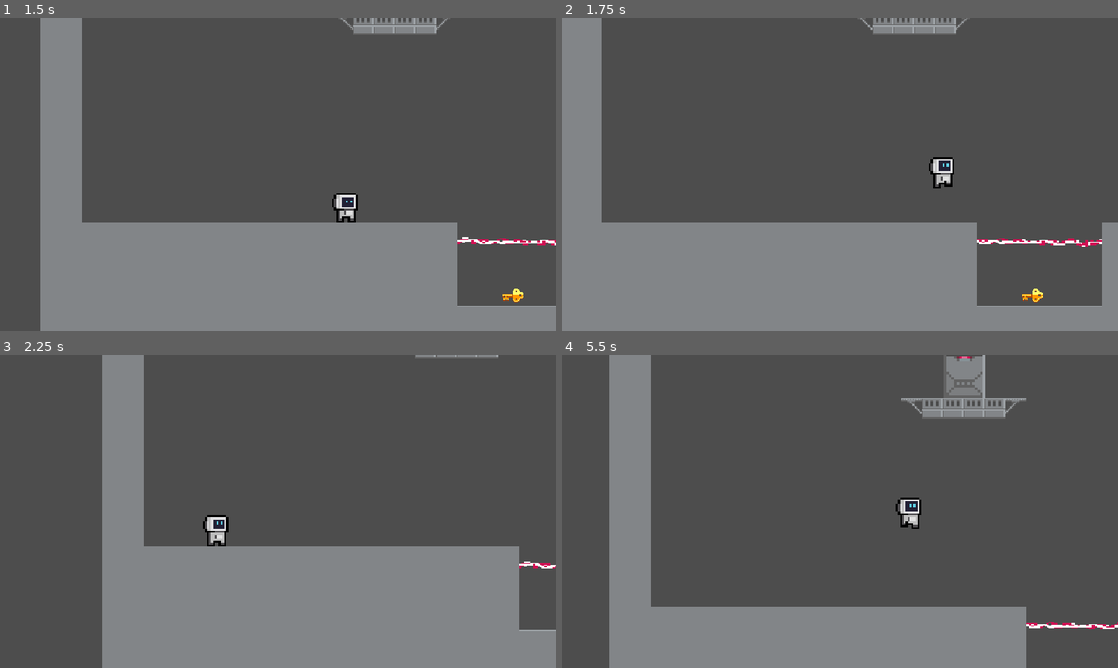
Above: before the commit, frames 1-4 (two rows, left to right).
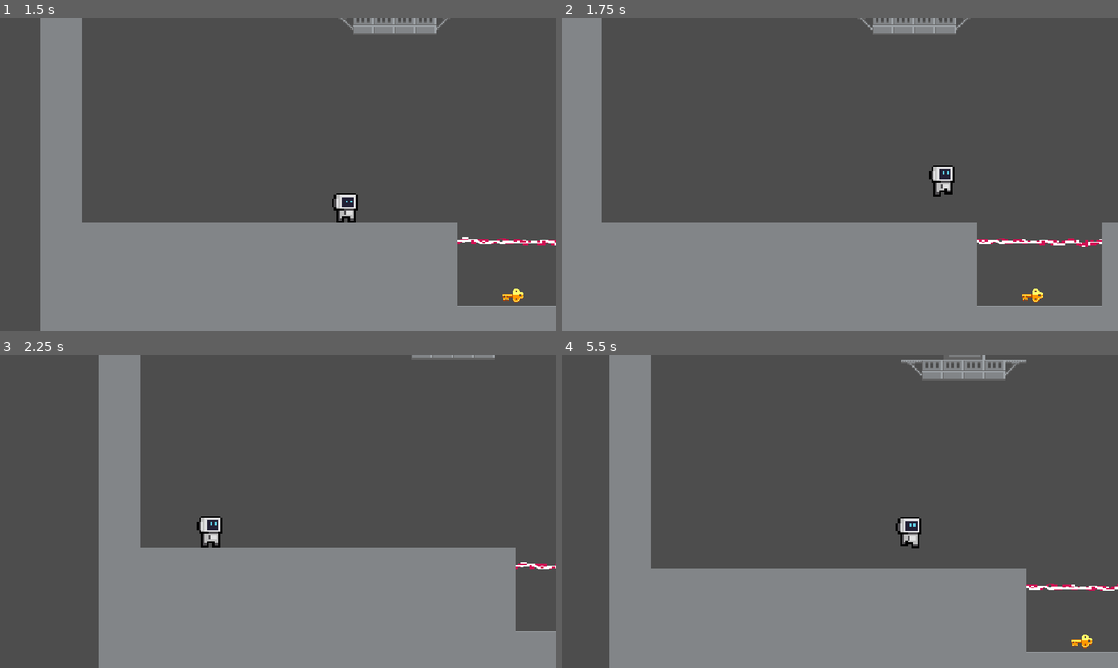
Above: after the commit, the same moments.

Repository: SawolTesf/ByteBound
Game: Godot game, scene res://Scenes/Levels/level_00.tscn
The game is run twice, just before and just after one commit, with the same random seed, the same clock (stepped at 60 frames per second) and the same inputs.
Inputs (mouse positions are in pixels of both pictures, inside the frame that each line leads up to):
- Up to frame 1 (1.5 s): tap Enter (ui_accept) at 0.5, 0.77 s; move the mouse to (400, 158) at 0.52 s; hold Shift (dash) 0.53-1.28 s; hold Right (ui_right) from 0.53 s (still down); move the mouse to (166, 190) at 1.27 s; tap Ctrl (crouch) at 1.35 s
- Up to frame 2 (1.75 s): keep holding Right (ui_right); tap Enter (ui_accept) at 1.52 s; tap Shift (dash) at 1.55 s
- Up to frame 3 (2.25 s): move the mouse to (333, 442) at 2.02 s; release Right (ui_right) at 2.03 s; hold Left (ui_left) from 2.03 s (still down); hold Shift (dash) from 2.03 s (still down)
- Up to frame 4 (5.5 s): move the mouse to (812, 574) at 2.77 s; release Left (ui_left) at 2.78 s; release Shift (dash) at 2.78 s; hold Right (ui_right) 2.78-4.28 s; tap Shift (dash) at 2.85, 3.8, 4.35 s; tap Enter (ui_accept) at 3.02, 3.77, 4.52 s; move the mouse to (1006, 558) at 3.52 s; hold Ctrl (crouch) 3.53-4.28 s; move the mouse to (673, 464) at 4.27 s; hold Left (ui_left) 4.28-5.03 s; move the mouse to (867, 511) at 5.02 s; hold Right (ui_right) from 5.03 s (still down); hold Shift (dash) from 5.03 s (still down)

Frame 1 is identical in both runs. In frame 2, 0.4% of the frame differs, in the area x 58-73%, y 0-58%; in frame 3, 2.0%; in frame 4, 12%, in the area x 16-100%, y 0-100%.

Commit message:
Fixed player movement bug

Diff:
--- a/game/Assets/Terrain/TileSets/ShipTiles.tres
+++ b/game/Assets/Terrain/TileSets/ShipTiles.tres
@@ -27,18 +27,6 @@
 8:0/0/physics_layer_0/polygon_0/points = PackedVector2Array(-8, -8, 8, -8, 8, -2.625, 6.375, -2.75, 6.625, -5.75, 2.5, -5.375, -8, 5.125)
 9:0/0 = 0
 9:0/0/physics_layer_0/polygon_0/points = PackedVector2Array(-8, -8, 8, -8, 8, -0.375, -8, -0.75)
-12:0/0 = 0
-12:0/0/physics_layer_0/polygon_0/points = PackedVector2Array(-8, -8, 8, -8, 8, 8, -8, 8)
-13:0/0 = 0
-13:0/0/physics_layer_0/polygon_0/points = PackedVector2Array(-8, -8, 8, -8, 8, 8, -8, 8)
-14:0/0 = 0
-14:0/0/physics_layer_0/polygon_0/points = PackedVector2Array(-8, -8, 8, -8, 8, 8, -8, 8)
-15:0/0 = 0
-15:0/0/physics_layer_0/polygon_0/points = PackedVector2Array(-8, -8, 8, -8, 8, 8, -8, 8)
-16:0/0 = 0
-16:0/0/physics_layer_0/polygon_0/points = PackedVector2Array(-8, -8, 8, -8, 8, 8, -8, 8)
-17:0/0 = 0
-17:0/0/physics_layer_0/polygon_0/points = PackedVector2Array(-8, -8, 8, -8, 8, 8, -8, 8)
 0:1/0 = 0
 0:1/0/physics_layer_0/polygon_0/points = PackedVector2Array(-8, -8, 8, -8, 8, 8, -8, 8)
 1:1/0 = 0
@@ -59,18 +47,6 @@
 8:1/0/physics_layer_0/polygon_0/points = PackedVector2Array(-8, -0.25, 8, 0, 8, 8, -8, 8)
 9:1/0 = 0
 9:1/0/physics_layer_0/polygon_0/points = PackedVector2Array(-8, -8, 8, -8, 8, 0, -8, -0.375)
-12:1/0 = 0
-12:1/0/physics_layer_0/polygon_0/points = PackedVector2Array(-8, -8, 8, -8, 8, 8, -8, 8)
-13:1/0 = 0
-13:1/0/physics_layer_0/polygon_0/points = PackedVector2Array(-8, -8, 8, -8, 8, 8, -8, 8)
-14:1/0 = 0
-14:1/0/physics_layer_0/polygon_0/points = PackedVector2Array(-4.875, -5.875, 5, -5.75, 5.75, 2.25, -4, 2.75)
-15:1/0 = 0
-15:1/0/physics_layer_0/polygon_0/points = PackedVector2Array(-8, -8, 8, -8, 8, 8, -8, 8)
-16:1/0 = 0
-16:1/0/physics_layer_0/polygon_0/points = PackedVector2Array(-8, -8, 8, -8, 8, 8, -8, 8)
-17:1/0 = 0
-17:1/0/physics_layer_0/polygon_0/points = PackedVector2Array(-8, -8, 8, -8, 8, 8, -8, 8)
 0:2/0 = 0
 0:2/0/physics_layer_0/polygon_0/points = PackedVector2Array(-8, -8, 8, -8, 8, 8, -8, 8)
 1:2/0 = 0
@@ -91,18 +67,6 @@
 8:2/0/physics_layer_0/polygon_0/points = PackedVector2Array(-8, -8, 8, -8, 8, -0.375, -8, -0.625)
 9:2/0 = 0
 9:2/0/physics_layer_0/polygon_0/points = PackedVector2Array(-8, -8, 8, -8, 8, -0.25, -8, -0.5)
-12:2/0 = 0
-12:2/0/physics_layer_0/polygon_0/points = PackedVector2Array(-8, -8, 8, -8, 8, 8, -8, 8)
-13:2/0 = 0
-13:2/0/physics_layer_0/polygon_0/points = PackedVector2Array(-8, -8, 8, -8, 8, 8, -8, 8)
-14:2/0 = 0
-14:2/0/physics_layer_0/polygon_0/points = PackedVector2Array(-8, -8, 8, -8, 8, 8, -8, 8)
-15:2/0 = 0
-15:2/0/physics_layer_0/polygon_0/points = PackedVector2Array(-8, -8, 8, -8, 8, 8, -8, 8)
-16:2/0 = 0
-16:2/0/physics_layer_0/polygon_0/points = PackedVector2Array(-8, -8, 8, -8, 8, 8, -8, 8)
-17:2/0 = 0
-17:2/0/physics_layer_0/polygon_0/points = PackedVector2Array(-8, -8, 8, -8, 8, 8, -8, 8)
 0:3/0 = 0
 0:3/0/physics_layer_0/polygon_0/points = PackedVector2Array(-8, -8, 8, -8, 8, 8, -8, 8)
 1:3/0 = 0
@@ -123,15 +87,6 @@
 8:3/0/physics_layer_0/polygon_0/points = PackedVector2Array(-8, -8, 8, -8, 8, -0.625, -8, -0.875)
 9:3/0 = 0
 9:3/0/physics_layer_0/polygon_0/points = PackedVector2Array(-8, -8, 8, -8, 8, -0.875, -8, -1.125)
-12:3/0 = 0
-12:3/0/physics_layer_0/polygon_0/points = PackedVector2Array(-8, -8, 8, -8, 8, 8, -8, 8)
-13:3/0 = 0
-13:3/0/physics_layer_0/polygon_0/points = PackedVector2Array(-8, -8, 8, -8, 8, 8, -8, 8)
-14:3/0 = 0
-14:3/0/physics_layer_0/polygon_0/points = PackedVector2Array(-8, -8, 8, -8, 8, 8, -8, 8)
-15:3/0 = 0
-16:3/0 = 0
-17:3/0 = 0
 0:4/0 = 0
 0:4/0/physics_layer_0/polygon_0/points = PackedVector2Array(-8, -8, 8, -8, 8, 8, -8, 8)
 1:4/0 = 0
@@ -152,8 +107,6 @@
 8:4/0/physics_layer_0/polygon_0/points = PackedVector2Array(-8, -8, 8, -8, 8, 8, -8, 8)
 9:4/0 = 0
 9:4/0/physics_layer_0/polygon_0/points = PackedVector2Array(-8, -8, 8, -8, 8, 8, -8, 8)
-12:4/0 = 0
-13:4/0 = 0
 0:5/0 = 0
 0:5/0/physics_layer_0/polygon_0/points = PackedVector2Array(-8, -8, 8, -8, 8, 8, -8, 8)
 1:5/0 = 0
@@ -210,6 +163,63 @@
 7:8/0 = 0
 8:7/0 = 0
 9:7/0 = 0
+0:13/0 = 0
+1:13/0 = 0
+2:12/0 = 0
+3:12/0 = 0
+4:12/0 = 0
+5:12/0 = 0
+6:12/0 = 0
+7:11/0 = 0
+8:11/0 = 0
+9:10/0 = 0
+9:9/0 = 0
+9:8/0 = 0
+8:8/0 = 0
+8:9/0 = 0
+8:10/0 = 0
+6:11/0 = 0
+5:11/0 = 0
+4:11/0 = 0
+3:10/0 = 0
+2:10/0 = 0
+1:10/0 = 0
+1:9/0 = 0
+0:9/0 = 0
+2:9/0 = 0
+3:9/0 = 0
+4:9/0 = 0
+5:9/0 = 0
+6:9/0 = 0
+5:8/0 = 0
+4:8/0 = 0
+3:8/0 = 0
+2:8/0 = 0
+1:8/0 = 0
+0:8/0 = 0
+0:10/0 = 0
+1:11/0 = 0
+1:12/0 = 0
+0:11/0 = 0
+0:12/0 = 0
+2:13/0 = 0
+3:13/0 = 0
+3:11/0 = 0
+2:11/0 = 0
+5:10/0 = 0
+6:10/0 = 0
+7:10/0 = 0
+7:12/0 = 0
+8:12/0 = 0
+9:12/0 = 0
+9:11/0 = 0
+9:13/0 = 0
+8:13/0 = 0
+7:13/0 = 0
+6:13/0 = 0
+5:13/0 = 0
+4:13/0 = 0
+9:5/0 = 0
 
 [resource]
 physics_layer_0/collision_layer = 1
--- a/game/Autoloads/SceneManager.gd
+++ b/game/Autoloads/SceneManager.gd
@@ -4,6 +4,7 @@
 var level_00 : String = "res://Scenes/Levels/level_00.tscn"
 var level_01 : String = "res://Scenes/Levels/level_01.tscn"
 var level_03 : String = "res://Scenes/Levels/level_03.tscn"
+var level_04 : String = "res://Scenes/Levels/level_04.tscn"
 
 # array to hold all the level paths
 var level_paths : Array[String] = [level_00, level_01, level_03]
--- a/game/Scenes/Levels/level_01.tscn
+++ b/game/Scenes/Levels/level_01.tscn
@@ -9,6 +9,7 @@
 [ext_resource type="PackedScene" uid="uid://dxugnw28lgh3r" path="res://Scripts/Objects/Buttons/Pedestals/BluePedestal/BluePedestal.tscn" id="7_qphof"]
 [ext_resource type="PackedScene" uid="uid://btec7li76t31c" path="res://Scripts/Objects/Buttons/Pedestals/GreenPedestal/GreenPedestal.tscn" id="8_c0351"]
 [ext_resource type="PackedScene" uid="uid://bgcbd2ho8pv1d" path="res://Scripts/Objects/Buttons/Pedestals/RedPedestal/RedPedestal.tscn" id="9_6wy4a"]
+[ext_resource type="PackedScene" uid="uid://dveonqmfkatdx" path="res://Scripts/Objects/MovableSquare/MovableSquare.tscn" id="10_dqnoi"]
 
 [node name="LevelTemplate" instance=ExtResource("1_yavgd")]
 
@@ -65,3 +66,6 @@
 [node name="Ground" type="TileMapLayer" parent="Terrain" index="0"]
 tile_map_data = PackedByteArray("AAAAABQAAQAAAAEAAAABABQAAQAAAAEAAAACABQAAQAAAAEAAAADABQAAQAAAAEAAAAEABQAAQAAAAEAAAAFAB …(4352 unchanged characters)…
 tile_set = ExtResource("2_3updh")
+
+[node name="MovableSquare" parent="." index="8" instance=ExtResource("10_dqnoi")]
+position = Vector2(332, 202)
--- a/game/Scripts/Actors/Player/Player.tscn
+++ b/game/Scripts/Actors/Player/Player.tscn
@@ -155,11 +155,12 @@
 script = ExtResource("3_kfjht")
 inital_state = NodePath("Idle")
 
-[node name="Idle" type="Node" parent="StateMachine" node_paths=PackedStringArray("move_state", "jump_state", "fall_state")]
+[node name="Idle" type="Node" parent="StateMachine" node_paths=PackedStringArray("move_state", "jump_state", "fall_state", "dash_state")]
 script = ExtResource("4_2w84y")
 move_state = NodePath("../Move")
 jump_state = NodePath("../Jump")
 fall_state = NodePath("../Fall")
+dash_state = NodePath("../Dash")
 animation_name = "Idle"
 
 [node name="Move" type="Node" parent="StateMachine" node_paths=PackedStringArray("jump_state", "fall_state", "idle_state", "dash_state")]
--- a/game/Scripts/Actors/Player/PlayerStates/dash.gd
+++ b/game/Scripts/Actors/Player/PlayerStates/dash.gd
@@ -12,6 +12,7 @@
 
 func enter() -> void:
 	super()
+	print("Player Entered the Dash State")
 	get_direction()
 	move_stats.dash_timer = move_stats.dash_duration
 
--- a/game/Scripts/Actors/Player/PlayerStates/fall.gd
+++ b/game/Scripts/Actors/Player/PlayerStates/fall.gd
@@ -13,8 +13,10 @@
 var _coyote_timer: float
 
 func enter() -> void:
+	print("DEBUG/FALL: Player Entered the Fall State")
 	super.enter()
 	set_up_player_corrections()
+	print("DEBUG/FALL: ", move_stats.jumps_used)
 
 
 func exit() -> void:
@@ -27,7 +29,7 @@
 
 func process_input(event: InputEvent) -> State:
 	# Handle multi Jumps
-	if move_stats.multi_jump and !parent.is_on_floor():
+	if move_stats.multi_jump and !parent.is_on_floor() and !parent.is_on_wall():
 		if move_stats.max_jumps > move_stats.jumps_used:
 			if get_jump_input():
 				return jump_state
@@ -37,6 +39,7 @@
 
 	# Handle Coyote Time
 	if get_jump_input() and _coyote_timer > 0:
+		print("DEBUG: Fallstate used coyote jump.")
 		return jump_state
 
 	# Handle the jump buffering
--- a/game/Scripts/Actors/Player/PlayerStates/idle.gd
+++ b/game/Scripts/Actors/Player/PlayerStates/idle.gd
@@ -18,7 +18,10 @@
 ## Upon entering the idle state all velocity the actor should come to a complete stop.
 func enter() -> void:
 	super()
-	move_stats.jumps_used = 0
+	print("DEBUG/IDLE: Player Entered the Idle State")
+	if parent.is_on_floor():
+		print("DEBUG/IDLE: Resetting Jump Count player is on floor ")
+		move_stats.jumps_used = 0
 	parent.velocity = Vector2.ZERO
 
 func exit() -> void:
@@ -26,9 +29,8 @@
 
 ## An Idle player should be able to enter the jump, move, and dash states
 ## depending on the input and location of the parent body
-func process_input(event: InputEvent) -> State:
-	if parent.is_on_floor():
-
+func process_input(_event: InputEvent) -> State:
+	if parent.is_on_floor() and move_stats.max_jumps > move_stats.jumps_used:
 		# move to jump State (Must be on the floor)
 		if get_jump_input():
 			return jump_state
--- a/game/Scripts/Actors/Player/PlayerStates/jump.gd
+++ b/game/Scripts/Actors/Player/PlayerStates/jump.gd
@@ -11,13 +11,15 @@
 
 func enter() -> void:
 	super.enter()
+	print("DEBUG/JUMP: Player Entered the Jump State ", move_stats.jumps_used)
 	# Immediatly make the player jump.
 	move_stats.handle_jump(parent)
 	parent.move_and_slide()
+
 	# Every jump used should count against the max amount of jumps
 	print(move_stats.jumps_used)
 
-func process_input(event: InputEvent) -> State:
+func process_input(_event: InputEvent) -> State:
 	# IF MULTI JUMP IS ALLOWED
 	if move_stats.multi_jump:
 		if move_stats.max_jumps > move_stats.jumps_used:
--- a/game/Scripts/Actors/Player/PlayerStates/move.gd
+++ b/game/Scripts/Actors/Player/PlayerStates/move.gd
@@ -14,8 +14,8 @@
 
 func enter() -> void:
 	super.enter()
+	print("DEBUG/MOVE: Player Entered the move state")
 	# player can only enter this state on the ground then we should reset the jumps
-	move_stats.jumps_used = 0
 
 func exit() -> void:
 	super.exit()
--- a/game/Scripts/Actors/Player/player_move_stats.tres
+++ b/game/Scripts/Actors/Player/player_move_stats.tres
@@ -23,4 +23,4 @@
 dash_multipler = 3.0
 dash_duration = 0.5
 dash_cooldown = 1.0
-dash_distance = 999999.0
+dash_distance = 100.0
--- a/game/Scripts/Components/Movement/move_stats.gd
+++ b/game/Scripts/Components/Movement/move_stats.gd
@@ -80,10 +80,12 @@
 			body.velocity.y += gravity * delta
 
 func handle_jump(body: CharacterBody2D) -> void:
+	print("DEBUG: Handle jump called Jump count should increment")
 	if jumps_used == 0:
 		body.velocity.y = jump_height
 	else:
 		body.velocity.y = jump_height * multi_jump_height_multiplier
+
 	jumps_used += 1
 
 func handle_dash(body: CharacterBody2D, direction: float, delta: float):
--- a/game/Scripts/Objects/Hazards/Lazers/BlueLazer/BlueLazer.tscn
+++ b/game/Scripts/Objects/Hazards/Lazers/BlueLazer/BlueLazer.tscn
@@ -92,9 +92,8 @@
 "speed": 5.0
 }]
 
-[node name="BlueLazer" type="Area2D" node_paths=PackedStringArray("sprite")]
+[node name="BlueLazer" type="Area2D"]
 script = ExtResource("1_mbbxv")
-sprite = NodePath("AnimatedSprite2D")
 metadata/_edit_group_ = true
 
 [node name="CollisionShape2D" type="CollisionShape2D" parent="."]
Not shown: 1 places in game/Scenes/Levels/level_01.tscn that only renumber resources
